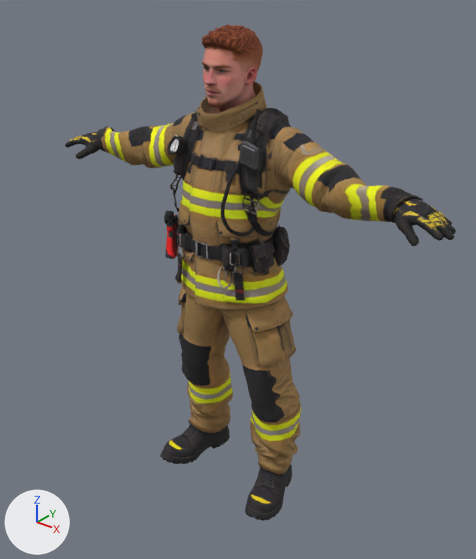
One commit to the glTF model assets/npcs/nouwa-marcs.glb: the scene before it, then after it.
The view is the same before and after, from a camera (50 mm lens) standing at (1.408, -1.644, 1.074) and looking at (0.047, 0.058, 0.019). The lights are fixed; the arrows at lower left show +X, +Y and +Z. The older version comes first. Where no turn or scale is listed for an object, it has been applied to the vertices. Vertices at exactly the same position are counted once.

Names of what the first picture shows: 'nouwa-marcs'.
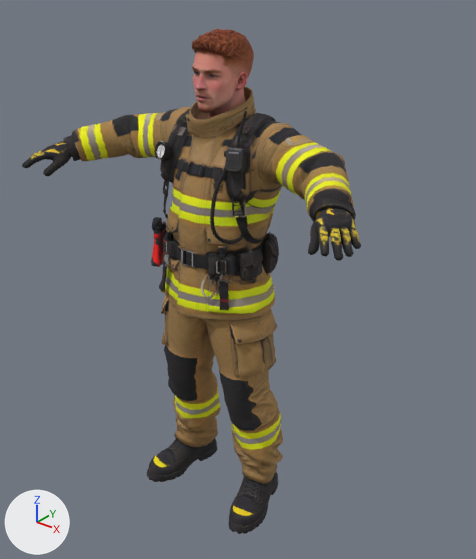
What differs and where, as boxes [x1, y1, x2, y2] in the pictures (476 x 559 px; the box of a moved part takes in the faces that stretch with it):
'nouwa-marcs', reshaped (13% narrower): before [65, 24, 456, 521]; after [22, 28, 361, 534]
part 1 of me_nouwa_marcs, moved or reshaped: before [65, 130, 113, 159]; after [22, 141, 72, 176]
part 2 of me_nouwa_marcs, moved or reshaped (mostly hidden): before [173, 216, 179, 246]; after [161, 223, 167, 237]
part 3 of me_nouwa_marcs, moved or reshaped: before [175, 253, 182, 284]; after [159, 261, 167, 293]
part 4 of me_nouwa_marcs, moved or reshaped: before [165, 220, 178, 259]; after [151, 227, 165, 267]
part 5 of me_nouwa_marcs, moved or reshaped: before [164, 211, 174, 224]; after [152, 217, 162, 231]
part 6 of me_nouwa_marcs, moved or reshaped: before [177, 245, 184, 258]; after [163, 252, 169, 266]
part 7 of me_nouwa_marcs, moved or reshaped: before [195, 240, 213, 260]; after [181, 248, 198, 269]
part 8 of me_nouwa_marcs, moved or reshaped: before [171, 187, 280, 237]; after [163, 191, 270, 244]
part 9 of me_nouwa_marcs, moved or reshaped: before [170, 173, 182, 190]; after [163, 179, 169, 197]
part 10 of me_nouwa_marcs, moved or reshaped: before [167, 135, 185, 154]; after [155, 141, 171, 160]
part 11 of me_nouwa_marcs, moved or reshaped: before [197, 154, 211, 169]; after [186, 161, 201, 175]
part 12 of me_nouwa_marcs, moved or reshaped: before [202, 24, 263, 112]; after [192, 28, 254, 118]
part 13 of me_nouwa_marcs, moved or reshaped: before [217, 266, 232, 289]; after [201, 274, 217, 299]
part 14 of me_nouwa_marcs, moved or reshaped: before [229, 266, 246, 274]; after [214, 274, 232, 283]
part 15 of me_nouwa_marcs, moved or reshaped: before [229, 252, 240, 265]; after [216, 260, 227, 274]
part 16 of me_nouwa_marcs, moved or reshaped: before [233, 272, 245, 301]; after [218, 280, 229, 310]
part 17 of me_nouwa_marcs, moved or reshaped: before [97, 70, 456, 521]; after [63, 75, 361, 534]

Patch to the scene script:
```diff
--- a/assets/npcs/nouwa-marcs.glb.py
+++ b/assets/npcs/nouwa-marcs.glb.py
@@ me_nouwa_marcs @@
 # used by ob_nouwa_marcs; location = (0.0, 0.0, 0.0)
-me_nouwa_marcs.from_pydata(...)  # 9766 vertices, 18876 faces; spans x -0.82..0.82, y -0.13..0.31, z -0.94..0.89
+me_nouwa_marcs.from_pydata(...)  # 9766 vertices, 18876 faces; spans x -0.68..0.68, y -0.32..0.25, z -0.92..0.88
+# me_nouwa_marcs part 1: the loose piece of 417 vertices spanning x -0.82..-0.61, y -0.01..0.12, z 0.35..0.46 is multiplied about its middle by the matrix ((0.806, -0.572, -0.153), (0.577, 0.816, -0.011), (0.131, -0.079, 0.988)), then moved by (0.12, -0.28, 0.02)
+# me_nouwa_marcs part 2: the loose piece of 107 vertices spanning x -0.24..-0.18, y -0.02..0.04, z 0.11..0.22 is moved by (0.0, -0.07, -0.01)
+# me_nouwa_marcs part 3: the loose piece of 34 vertices spanning x -0.16..-0.12, y -0.08..-0.05, z 0.0..0.11 is moved by (0.0, -0.08, 0.0)
+# me_nouwa_marcs part 4: the loose piece of 157 vertices spanning x -0.21..-0.16, y -0.08..-0.01, z 0.08..0.23 is moved by (0.0, -0.07, -0.01)
+# me_nouwa_marcs part 5: the loose piece of 48 vertices spanning x -0.22..-0.17, y -0.07..-0.01, z 0.2..0.26 is moved by (0.0, -0.06, -0.01)
+# me_nouwa_marcs part 6: the loose piece of 89 vertices spanning x -0.16..-0.1, y -0.07..-0.04, z 0.1..0.15 is moved by (0.0, -0.07, 0.0)
+# me_nouwa_marcs part 7: the loose piece of 68 vertices spanning x -0.03..0.04, y -0.08..-0.07, z 0.14..0.2 is moved by (0.0, -0.07, 0.0)
+# me_nouwa_marcs part 8: the loose piece of 398 vertices spanning x -0.21..0.2, y -0.05..0.31, z 0.04..0.35 is scaled about its middle by (0.995, 0.965, 1), then moved by (0.0, -0.06, -0.01)
+# me_nouwa_marcs part 9: the loose piece of 100 vertices spanning x -0.2..-0.14, y -0.04..0.0, z 0.33..0.4 is multiplied about its middle by the matrix ((0.795, -0.001, 0.033), (-0.207, 0.511, -0.162), (-0.385, 0.132, 1.096)), then moved by (0.0, -0.06, 0.0)
+# me_nouwa_marcs part 10: the loose piece of 86 vertices spanning x -0.19..-0.11, y -0.06..-0.01, z 0.47..0.54 is moved by (0.0, -0.07, 0.0)
+# me_nouwa_marcs part 11: the loose piece of 44 vertices spanning x -0.03..0.02, y -0.06..-0.04, z 0.45..0.5 is moved by (0.0, -0.05, -0.01)
+# me_nouwa_marcs part 12: the loose piece of 1817 vertices spanning x -0.08..0.1, y -0.05..0.18, z 0.6..0.89 is moved by (0.0, -0.05, -0.01)
+# me_nouwa_marcs part 13: the loose piece of 114 vertices spanning x 0.06..0.11, y -0.08..-0.05, z 0.05..0.13 is moved by (0.0, -0.08, 0.0)
+# me_nouwa_marcs part 14: the loose piece of 89 vertices spanning x 0.1..0.15, y -0.06..-0.03, z 0.1..0.15 is moved by (0.0, -0.07, 0.0)
+# me_nouwa_marcs part 15: the loose piece of 32 vertices spanning x 0.12..0.16, y -0.09..-0.06, z 0.15..0.2 is moved by (0.0, -0.07, -0.01)
+# me_nouwa_marcs part 16: the loose piece of 42 vertices spanning x 0.12..0.16, y -0.07..-0.04, z 0.01..0.11 is moved by (0.0, -0.08, 0.0)
+# me_nouwa_marcs part 17: 5834 of 9766 vertices moved; they spanned x -0.68..0.82, y -0.13..0.26, z -0.94..0.78 and now span x -0.61..0.68, y -0.32..0.2, z -0.92..0.77; mean shift (-0.01, -0.1, 0.0); largest move (0.82, 0.03, 0.39) -> (0.66, -0.31, 0.4)
+# other edits to the shape of me_nouwa_marcs do not show in these pictures
 me_nouwa_marcs.materials.append(mat_nouwa_marcs)
```
